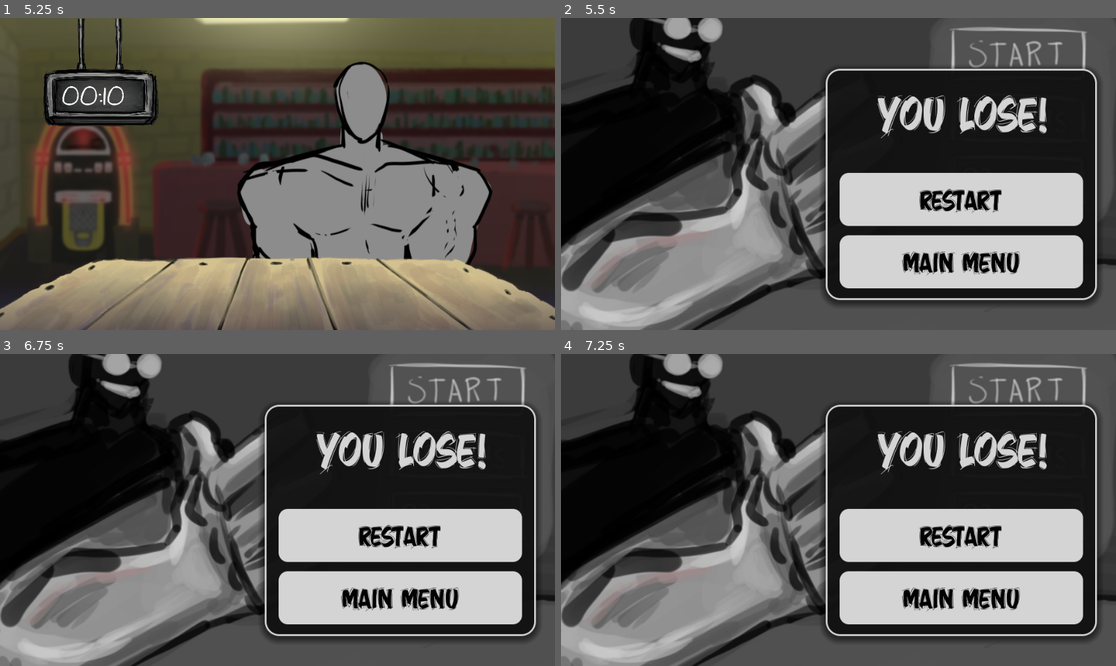
Above: before the commit, frames 1-4 (two rows, left to right).
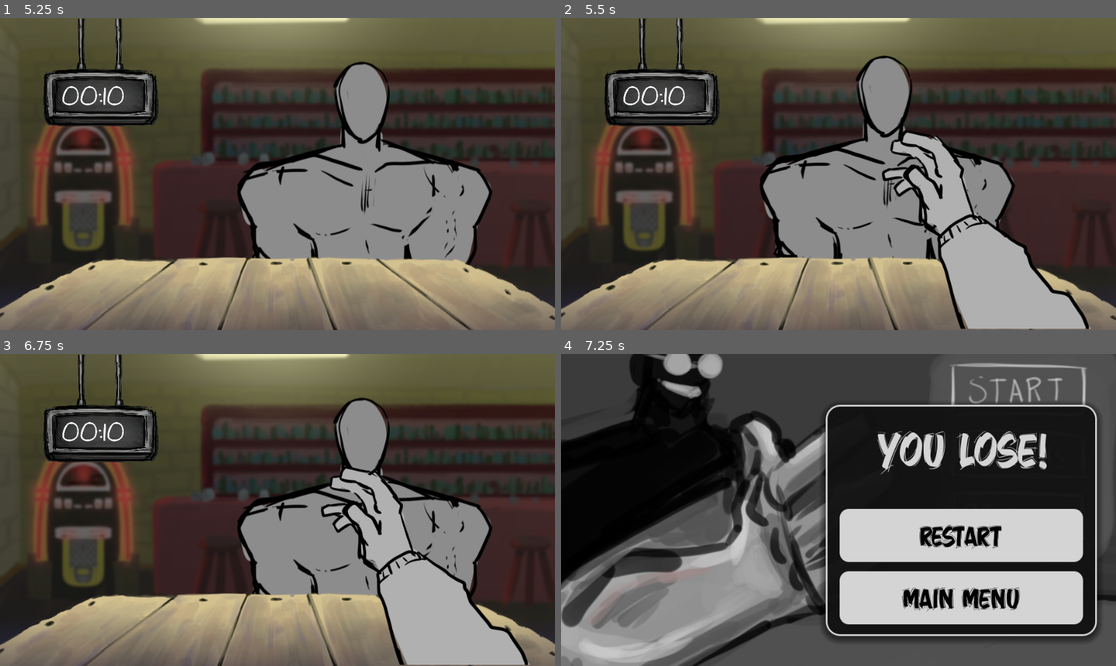
Above: after the commit, the same moments.

Repository: GinoNovello/ImachineWinning
Game: Godot game, scene res://Scenes/MainMenu/MainMenu.tscn
The game is run twice, just before and just after one commit, with the same random seed, the same clock (stepped at 60 frames per second) and the same inputs.
Inputs:
- Up to frame 1 (5.25 s): click "New Game" at 0.5 s; tap Enter (ui_accept) at 1.25, 1.35, 1.52, 1.82, 3.02, 3.05, 3.32, 3.5, 3.6 s; hold Right (ui_right) 1.28-2 s; click "Restart" at 2 s; hold Down (ui_down) 2.78-3.53 s; tap Space at 2.85, 5.1 s; hold Right (ui_right) 3.53-4.25 s; click "Restart" at 4.25 s; hold Up (ui_up) from 5.03 s (still down)
- Up to frame 2 (5.5 s): keep holding Up (ui_up); tap Enter (ui_accept) at 5.27, 5.3 s
- Up to frame 3 (6.75 s): tap Enter (ui_accept) at 5.57, 6.6 s; release Up (ui_up) at 5.75 s; click "Restart" at 5.75 s; hold Left (ui_left) from 6.53 s (still down)
- Up to frame 4 (7.25 s): keep holding Left (ui_left); tap Enter (ui_accept) at 6.77, 7.07 s

Frame 1 is identical in both runs. In frame 2, 85% of the frame differs, in the area x 0-100%, y 0-100%; in frame 3, 84%; in frame 4, nothing differs.

Commit message:
feat: player ready

Diff:
--- a/Scenes/common/arena.tscn
+++ b/Scenes/common/arena.tscn
@@ -6,6 +6,27 @@
 [ext_resource type="FontFile" uid="uid://cvvfyj0p4rkid" path="res://Fonts/ArchitectsDaughter-Regular.ttf" id="4_n5r5p"]
 [ext_resource type="Script" uid="uid://dg1gxkv3cpjl1" path="res://scripts/core/clock.gd" id="5_k4mq0"]
 [ext_resource type="AudioStream" uid="uid://xx0pjw5e4x6v" path="res://Sounds/tick_dong.wav" id="6_nbx6o"]
+[ext_resource type="Texture2D" uid="uid://bikw7wqt125li" path="res://Images/Animations/PLAYER-READY.png" id="7_nbu2b"]
+[ext_resource type="Texture2D" uid="uid://bl2jmgf7ex8r8" path="res://Images/Machine.png" id="8_u0so4"]
+
+[sub_resource type="SpriteFrames" id="SpriteFrames_u0so4"]
+animations = [{
+"frames": [{
+"duration": 1.0,
+"texture": ExtResource("7_nbu2b")
+}],
+"loop": false,
+"name": &"SLEEVE",
+"speed": 5.0
+}, {
+"frames": [{
+"duration": 1.0,
+"texture": ExtResource("8_u0so4")
+}],
+"loop": false,
+"name": &"UNSLEEVE",
+"speed": 5.0
+}]
 
 [node name="Arena" type="Node2D" unique_id=1421027996]
 
@@ -36,3 +57,11 @@
 
 [node name="Tick" type="AudioStreamPlayer" parent="Clock" unique_id=1231555861]
 stream = ExtResource("6_nbx6o")
+
+[node name="PlayerContainer" type="Node2D" parent="." unique_id=403013954]
+
+[node name="AnimatedSprite2D" type="AnimatedSprite2D" parent="PlayerContainer" unique_id=924299887]
+visible = false
+position = Vector2(482, 268)
+sprite_frames = SubResource("SpriteFrames_u0so4")
+animation = &"SLEEVE"
--- a/scripts/flow/game_scene.gd
+++ b/scripts/flow/game_scene.gd
@@ -4,6 +4,7 @@
 @onready var opponentContainer = $UI/Screens/Arena/OpponentContainer
 @onready var configArea = $UI/Screens/ConfigArea
 @onready var clock: Clock = $UI/Screens/Arena/Clock
+@onready var playerSprite: AnimatedSprite2D = $UI/Screens/Arena/PlayerContainer/AnimatedSprite2D
 
 var inArena: bool = true
 var opponentVisual: OpponentVisual
@@ -61,7 +62,17 @@
 	var opponent = GameManager.opponent
 	var referee = GameManager.referee
 
-	player.playAgainst(opponent, referee)
+	playerSprite.visible = true
+
+	# Play animation and execute result based on sleeve state
+	if player.isSleeveUp():
+		playerSprite.play("UNSLEEVE")
+		await playerSprite.animation_finished
+		referee.declareCheating(player, opponent)
+	else:
+		playerSprite.play("SLEEVE")
+		await playerSprite.animation_finished
+		player.playAgainst(opponent, referee)
 
 func show_config():
 	inArena = false
@@ -75,8 +86,6 @@
 	var tween = create_tween()
 	tween.tween_property(screens, "position:y", 0, 0.15)
 
-	start_match()
-
 func start_match():
 	var player = GameManager.player
 	var opponent = GameManager.opponent
Binary file added: Images/Animations/PLAYER-READY.png
